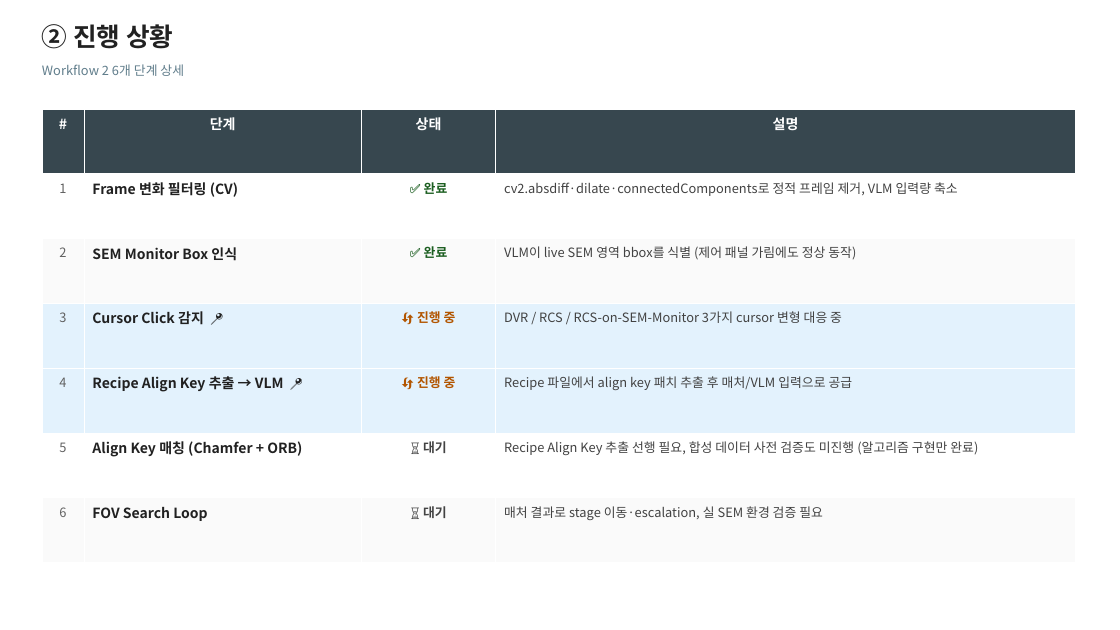
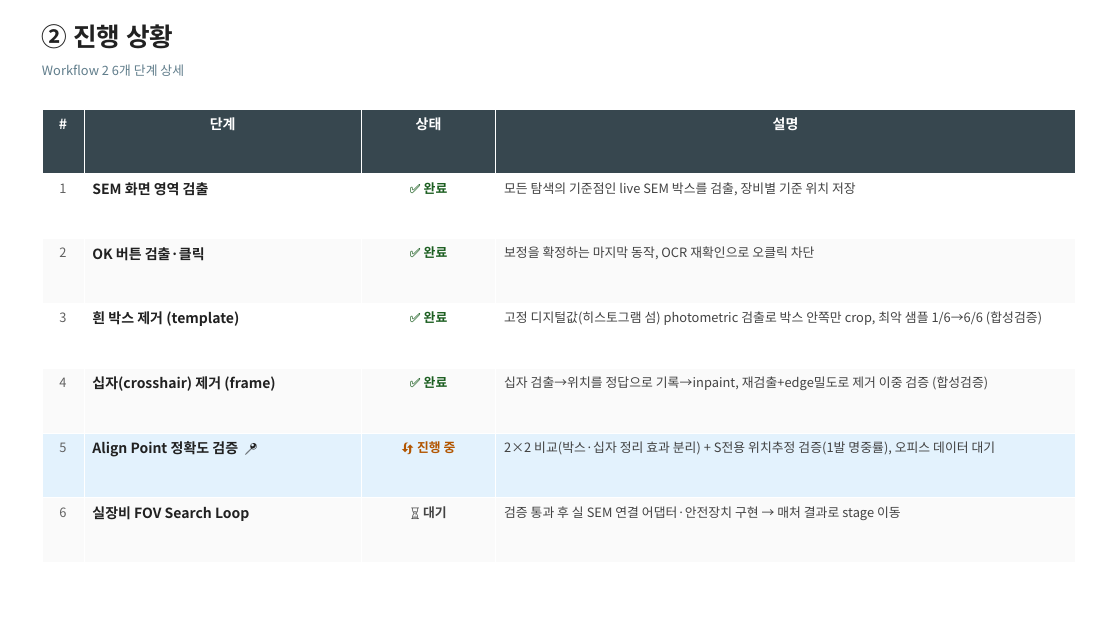
Before and after one commit to DarrenKoi/auto_recipe_creator, a slide deck: slide 3 of poc/workflow_2/docs/weekly_report/workflow_2_status_report.pptx. Drawn at 1120x630 pixels with LibreOffice and Linux fonts; fonts in the diff are those of the drawing. Boxes give left, top, right and bottom in pixels: in the first picture for what was removed or moved away, otherwise in the second. Text is boxed around its words. In the diff, an @@ line names an element or a change of style, - is before the commit and + after.

```diff
--- a/poc/workflow_2/docs/weekly_report/workflow_2_status_report.pptx
+++ b/poc/workflow_2/docs/weekly_report/workflow_2_status_report.pptx
@@ table at box(42, 109, 1075, 563) @@
-row 2, column 2: Frame 변화 필터링 (CV)
+row 2, column 2: SEM 화면 영역 검출
-row 2, column 4: cv2.absdiff·dilate·connectedComponents로 정적 프레임 제거, VLM 입력량 축소
+row 2, column 4: 모든 탐색의 기준점인 live SEM 박스를 검출, 장비별 기준 위치 저장
-row 3, column 2: SEM Monitor Box 인식
+row 3, column 2: OK 버튼 검출·클릭
-row 3, column 4: VLM이 live SEM 영역 bbox를 식별 (제어 패널 가림에도 정상 동작)
+row 3, column 4: 보정을 확정하는 마지막 동작, OCR 재확인으로 오클릭 차단
-row 4: 3 | Cursor Click 감지 📍 | 🔄 진행 중 | DVR / RCS / RCS-on-SEM-Monitor 3가지 cursor 변형 대응 중
+row 4: 3 | 흰 박스 제거 (template) | ✅ 완료 | 고정 디지털값(히스토그램 섬) photometric 검출로 박스 안쪽만 crop, 최악 샘플 1/6→6/6 (합성검증)
-row 5: 4 | Recipe Align Key 추출 → VLM 📍 | 🔄 진행 중 | Recipe 파일에서 align key 패치 추출 후 매처/VLM 입력으로 공급
+row 5: 4 | 십자(crosshair) 제거 (frame) | ✅ 완료 | 십자 검출→위치를 정답으로 기록→inpaint, 재검출+edge밀도로 제거 이중 검증 (합성검증)
-row 6: 5 | Align Key 매칭 (Chamfer + ORB) | ⏳ 대기 | Recipe Align Key 추출 선행 필요, 합성 데이터 사전 검증도 미진행 (알고리즘 구현만 완료)
+row 6: 5 | Align Point 정확도 검증 📍 | 🔄 진행 중 | 2×2 비교(박스·십자 정리 효과 분리) + S전용 위치추정 검증(1발 명중률), 오피스 데이터 대기
-row 7, column 2: FOV Search Loop
+row 7, column 2: 실장비 FOV Search Loop
-row 7, column 4: 매처 결과로 stage 이동·escalation, 실 SEM 환경 검증 필요
+row 7, column 4: 검증 통과 후 실 SEM 연결 어댑터·안전장치 구현 → 매처 결과로 stage 이동
@@ fill #E3F2FD to #FFFFFF in row 4 @@
@@ fill #E3F2FD to #FAFAFA in row 5 @@
@@ fill #FFFFFF to #E3F2FD in row 6 @@
```
Also in this commit, not shown: 3 other slides changed, 3 other files.
